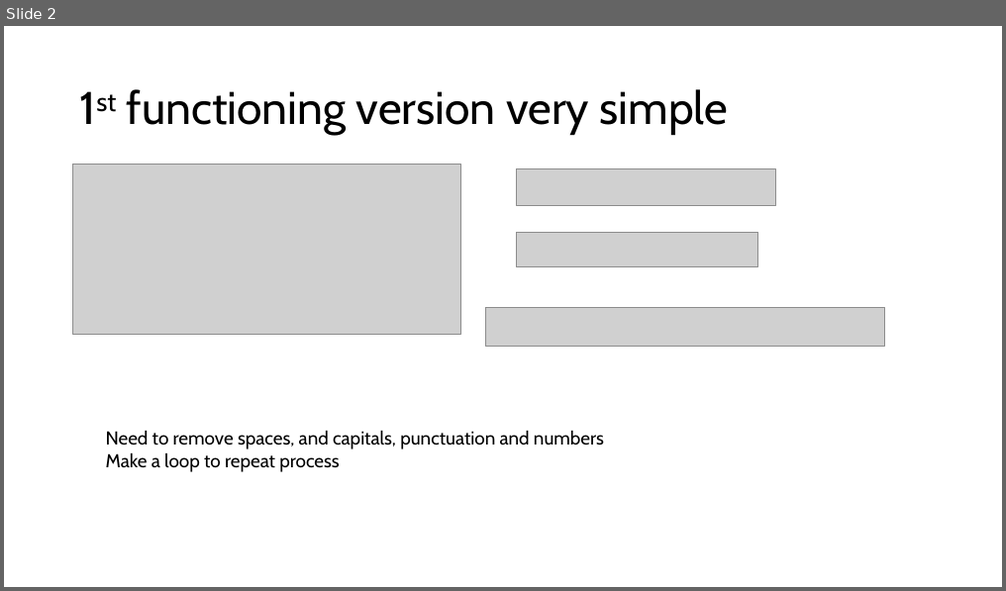
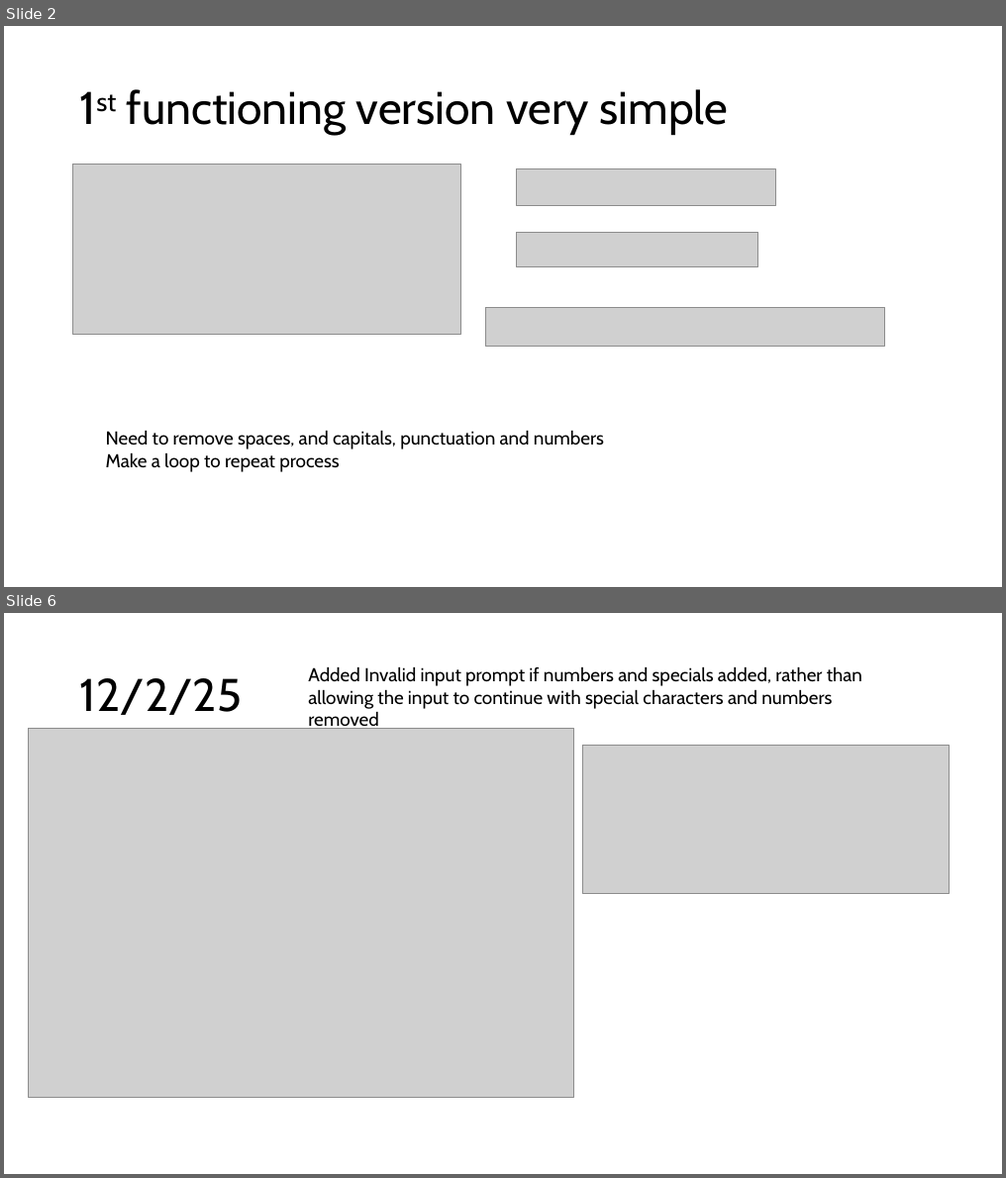
Before and after one commit to PengoPango/403IT_Programming_repos, a slide deck: 403_Programming/assignments/palindromeprogress_screenshots.pptx. Shown one above the other, each under a label of ours: slide 2 before the commit, slides 2 and 6 after it; the slides between them are not shown. The pictures are 1006x591 and 1006x1178 pixels, drawn with LibreOffice and Linux fonts; fonts in the diff are those of the drawing; grey boxes stand for pictures. Boxes give left, top, right and bottom in pixels: in the first picture for what was removed or moved away, otherwise in the second. Text is boxed around its words. In the diff, an @@ line names an element or a change of style, - is before the commit and + after.

```diff
--- a/403_Programming/assignments/palindromeprogress_screenshots.pptx
+++ b/403_Programming/assignments/palindromeprogress_screenshots.pptx
@@ slide 6 added at box(4, 613, 1002, 1174), background #FFFFFF @@
@@ text added at box(308, 666, 862, 729), 18 pt, text #000000 @@
+Added Invalid input prompt if numbers and specials added, rather than allowing the input to continue with special characters and numbers removed
@@ title added at box(80, 678, 242, 715), 44 pt, text #000000 @@
+12/2/25
@@ picture added at box(28, 728, 573, 1097) @@
@@ picture added at box(583, 745, 949, 894) @@
```
Also in this commit, not shown: 4 slides changed, 1 slide removed, 4 other files.
